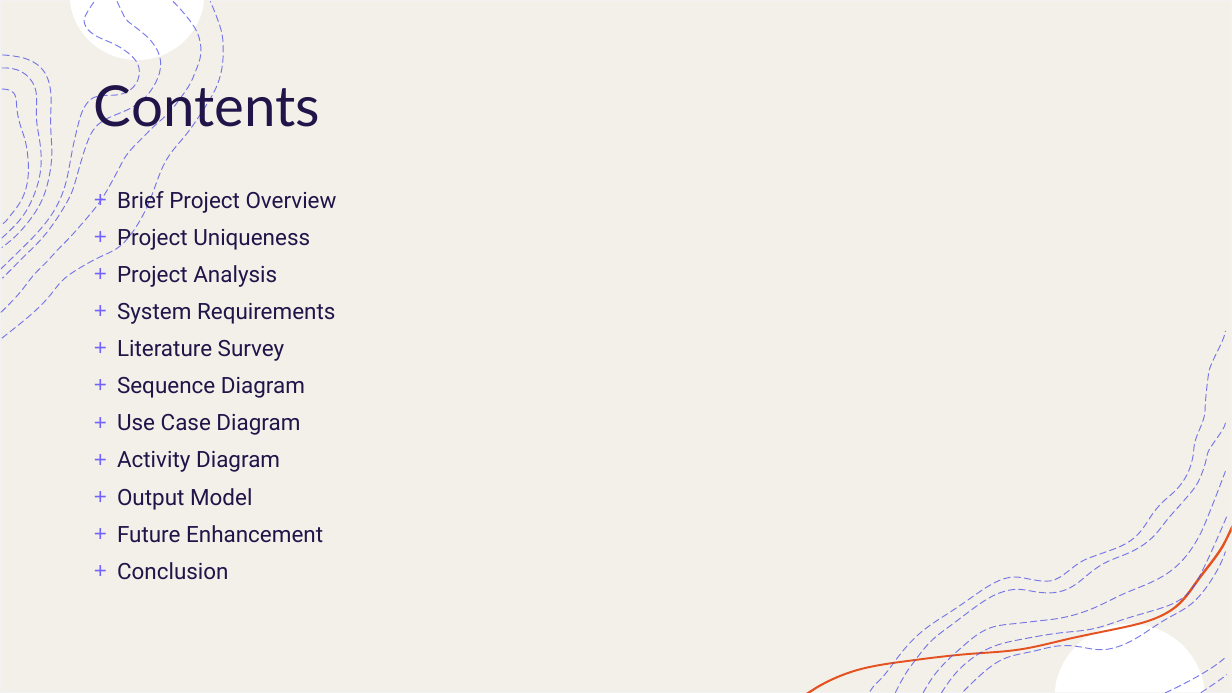
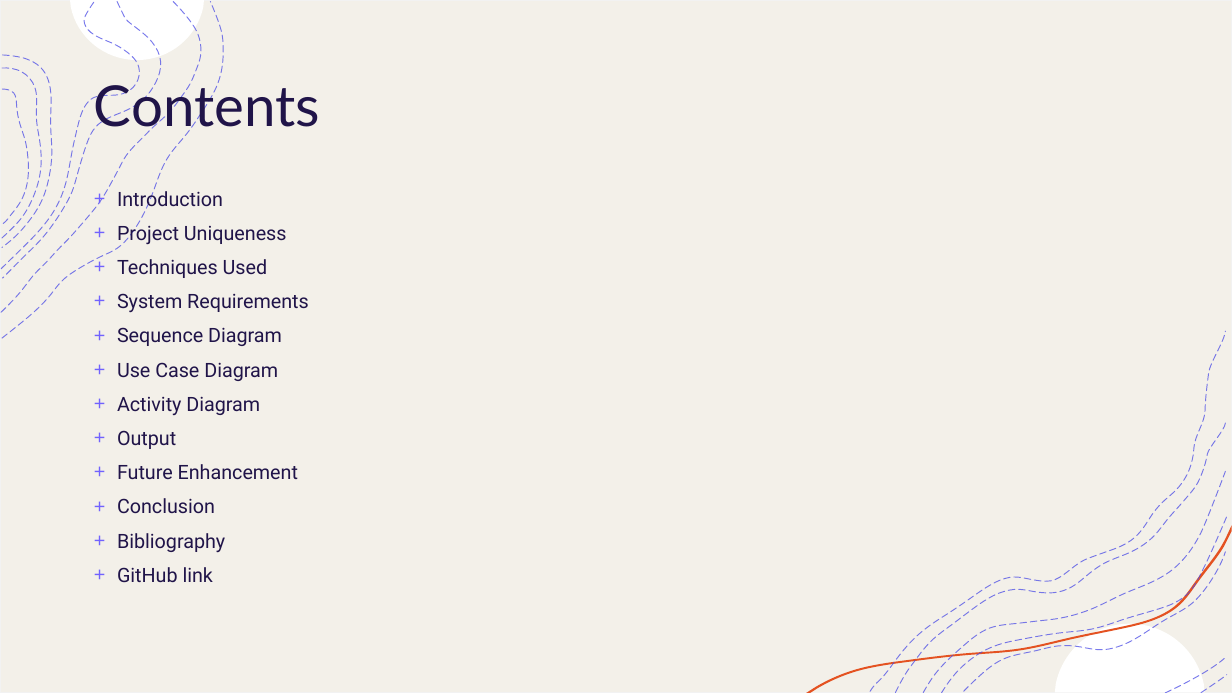
Before and after one commit to yadunandanbhat/InventoryTracker, a slide deck: slide 2 of Inventory Tracker.pptx. Drawn at 1232x693 pixels with LibreOffice and Linux fonts; fonts in the diff are those of the drawing. Boxes give left, top, right and bottom in pixels: in the first picture for what was removed or moved away, otherwise in the second. Text is boxed around its words. In the diff, an @@ line names an element or a change of style, - is before the commit and + after.

```diff
--- a/Inventory Tracker.pptx
+++ b/Inventory Tracker.pptx
@@ text at <box>117,187,223,209</box>: text changed; size 17.5 to 15.4 pt @@
-+ Brief Project Overview
++ Introduction
@@ text at <box>117,222,309,513</box>: size 17.5 to 15.4 pt in "Project Uniqueness", "System Requirements", "Sequence Diagram", "Use Case Diagram" and 3 more places @@
@@ text at <box>117,259,268,278</box>: text changed; size 17.5 to 15.4 pt @@
-+ Project Analysis
++ Techniques Used
@@ text at <box>117,340,285,361</box>: paragraph removed @@
-+ Literature Survey
@@ text at <box>117,430,176,449</box>: text changed; size 17.5 to 15.4 pt @@
-+ Output Model
++ Output
@@ text at <box>117,533,225,583</box>: paragraphs added @@
++ Bibliography
++ GitHub link
```
Also in this commit, not shown: 7 other slides changed, 4 slides added, 3 slides removed, 4 other files.
